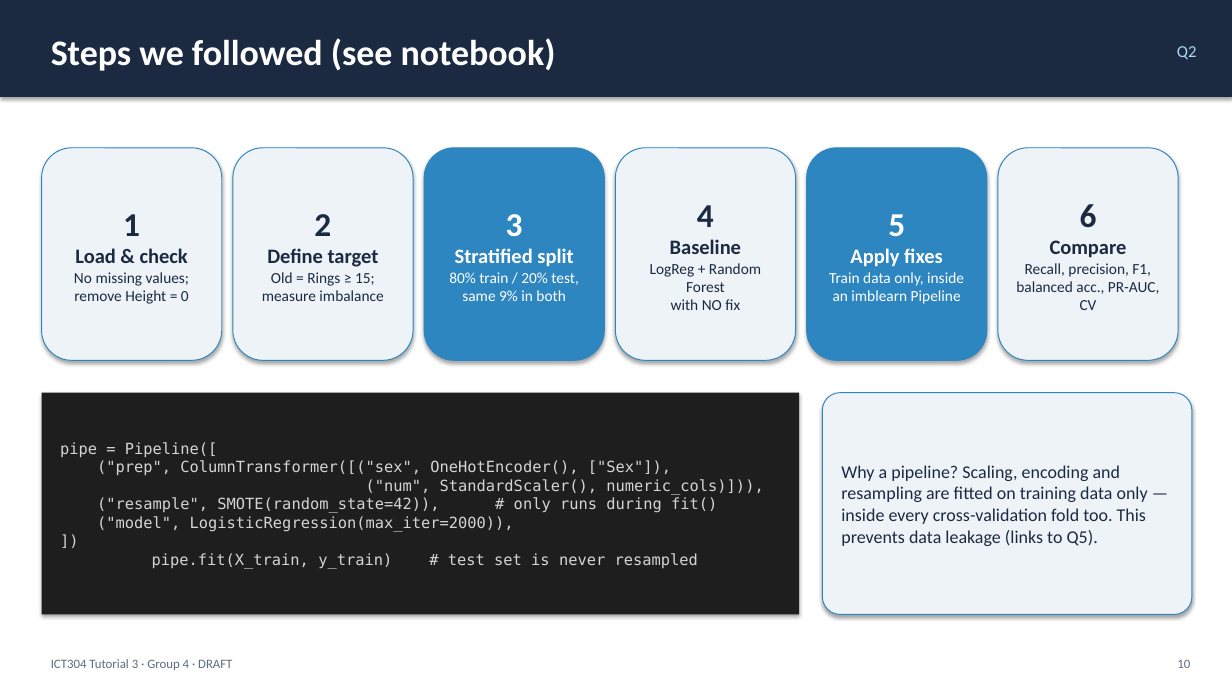
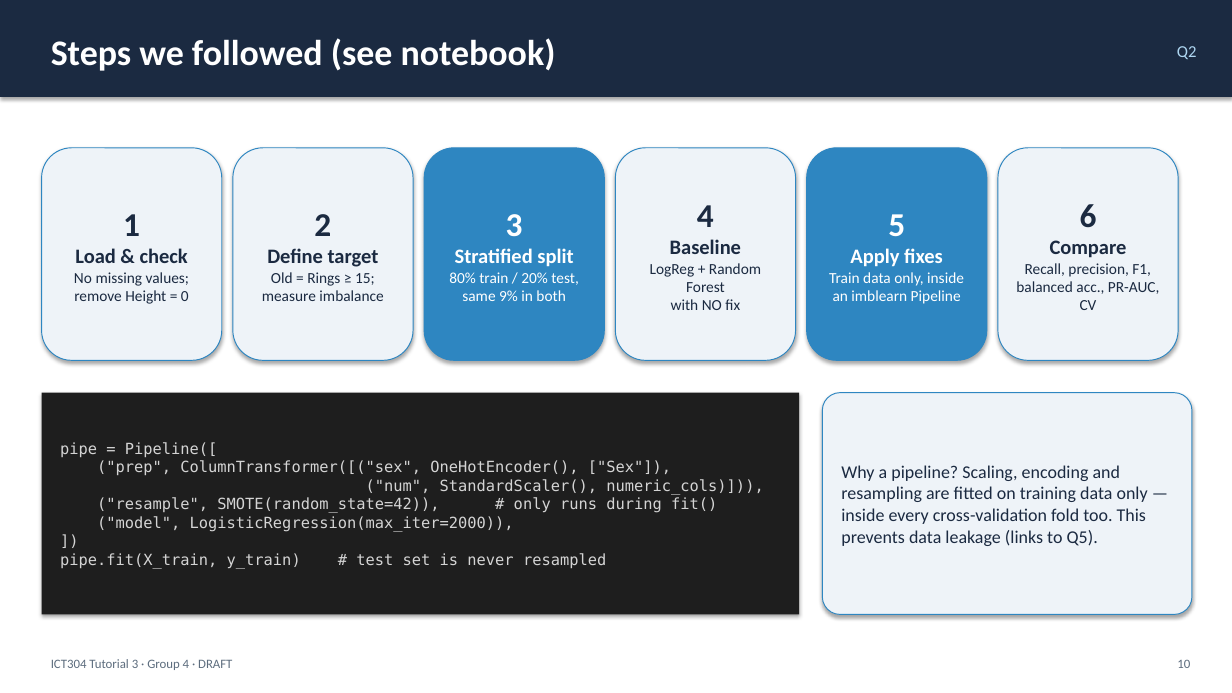
Before and after one commit to abey-joseph/ICT304-Tutorial3-Group4, a slide deck: slide 10 of Presentation/ICT304_Tutorial3_Group4_DRAFT.pptx. Drawn at 1232x693 pixels with LibreOffice and Linux fonts; fonts in the diff are those of the drawing. Boxes give left, top, right and bottom in pixels: in the first picture for what was removed or moved away, otherwise in the second. Text is boxed around its words. In the diff, an @@ line names an element or a change of style, - is before the commit and + after.

```diff
--- a/Presentation/ICT304_Tutorial3_Group4_DRAFT.pptx
+++ b/Presentation/ICT304_Tutorial3_Group4_DRAFT.pptx
@@ text in rectangle at (x1=60, y1=442, x2=763, y2=569): text changed @@
-pipe = Pipeline([
-("prep", ColumnTransformer([("sex", OneHotEncoder(), ["Sex"]),
-("num", StandardScaler(), numeric_cols)])),
-("resample", SMOTE(random_state=42)), # only runs during fit()
-("model", LogisticRegression(max_iter=2000)),
-])
-pipe.fit(X_train, y_train) # test set is never resampled
+pipe = Pipeline([
+("prep", ColumnTransformer([("sex", OneHotEncoder(), ["Sex"]),
+("num", StandardScaler(), numeric_cols)])),
+("resample", SMOTE(random_state=42)), # only runs during fit()
+("model", LogisticRegression(max_iter=2000)),
+])
+pipe.fit(X_train, y_train) # test set is never resampled
```
Also in this commit, not shown: 4 other slides changed, 1 slide added, 1 slide removed, 10 other files.
